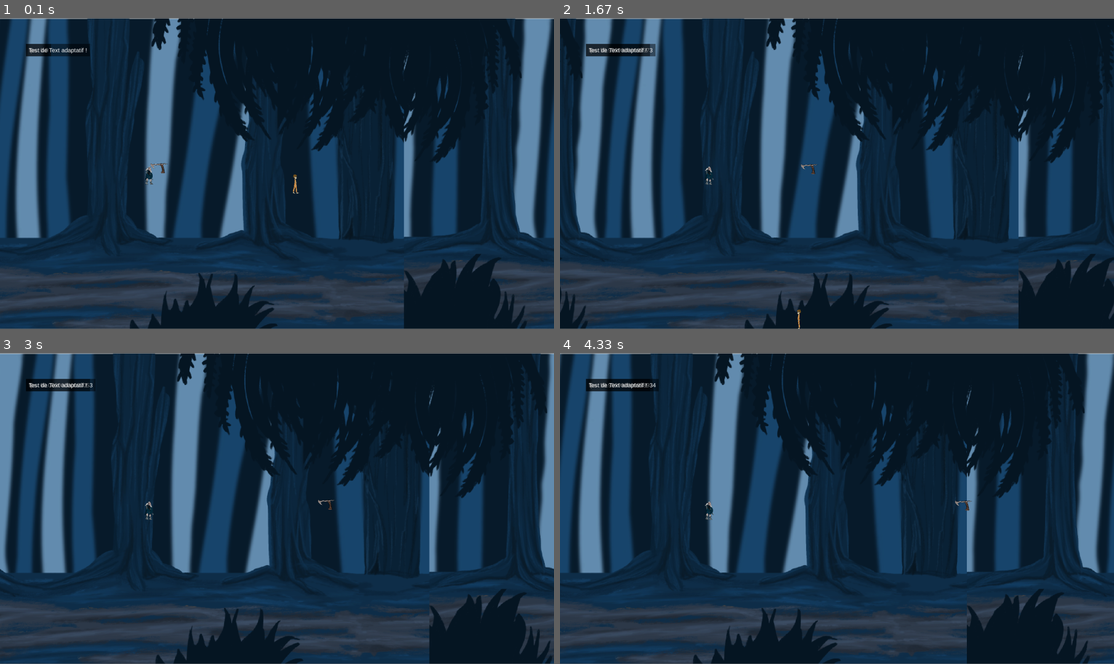
Above: before the commit, frames 1-4 (two rows, left to right).
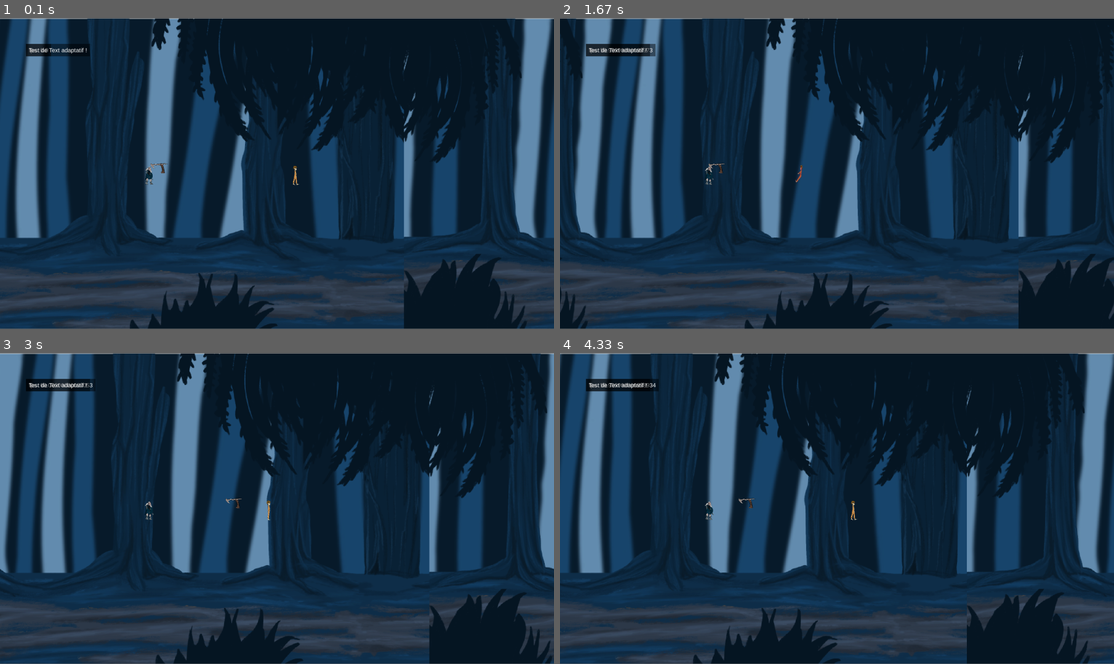
Above: after the commit, the same moments.

Repository: MomoCrash/gc-ministudio
Game: pygame game, started from main.py
The game is run twice, just before and just after one commit, with the same random seed, the same clock (stepped at 60 frames per second) and the same inputs.
Inputs (mouse positions are in pixels of both pictures, inside the frame that each line leads up to):
- Up to frame 1 (0.1 s): no input
- Up to frame 2 (1.67 s): press the mouse at (842, 195) at 0.37 s; move the mouse to (770, 185) at 0.47 s; release the mouse at (704, 176) at 0.6 s; hold Q 0.67-1.13 s; move the mouse to (665, 126) at 0.7 s; hold Q 1.17-1.63 s
- Up to frame 3 (3 s): hold D 1.67-2.13 s; tap D at 2.17 s
- Up to frame 4 (4.33 s): right-click (1030, 570) at 3.05 s; tap D at 3.33 s; tap Space at 3.67, 4.07 s; hold D from 4 s (still down)

The runs differ from the first frame. In frame 1, less than 0.1% of the frame differs, in the area x 52-54%, y 47-57%; in frame 2, 0.1%, in the area x 26-47%, y 46-100%; in frame 3, less than 0.1%; in frame 4, 0.1%.

Commit message:
manque plus que l'attaque joueur

Diff:
--- /dev/null
+++ b/Assets/SpriteSheets/Ennemy/GetHitLeft/param.txt
@@ -0,0 +1,2 @@
+w:40
+h:80
--- /dev/null
+++ b/Assets/SpriteSheets/Ennemy/GetHitRight/param.txt
@@ -0,0 +1,2 @@
+w:40
+h:80
--- /dev/null
+++ b/Assets/SpriteSheets/Player/GetHitLeft/param.txt
@@ -0,0 +1,2 @@
+w:40
+h:80
--- /dev/null
+++ b/Assets/SpriteSheets/Player/GetHitRight/param.txt
@@ -0,0 +1,2 @@
+w:40
+h:80
--- /dev/null
+++ b/Assets/SpriteSheets/Player/ShieldLeft/param.txt
@@ -0,0 +1,2 @@
+w:40
+h:80
--- /dev/null
+++ b/Assets/SpriteSheets/Player/ShieldRight/param.txt
@@ -0,0 +1,2 @@
+w:40
+h:80
--- a/entity.py
+++ b/entity.py
@@ -1,3 +1,4 @@
+from __future__ import annotations
 import pygame
 from linkedlist import LinkedList
 from vector import Vector2
@@ -5,6 +6,7 @@
 from thetimer import Timer
 from texture import Sprite, SpriteSheet, Assets, SpritesRef, SpriteSheetsRef
 from math import  pi
+
 
 
 
@@ -63,20 +65,37 @@
         self.ArrowDistance = 500
         self.circle = pi / self.ArrowDistance
         self.health = 10
+        self.isHit = False
+        self.shield = False
+
+    def FinishAnim(self):
+        self.isHit = False
 
     def update( self, surface: pygame.Surface, camera: Vector2, mapElements: list[ GameObject ] ) -> None:
         pressedKey = pygame.key.get_pressed()
         self.playerMovement( pressedKey, mapElements )
         self.playerJump( pressedKey, mapElements )
 
+
+        self.velocity.y = 0
         self.transform.position.addToSelf( self.velocity )
 
         if self.velocity.x < 0:
-            self.spriteRenderer.spriteSheetRef = SpriteSheetsRef.PLAYER_WALK_LEFT
+            if self.isHit:
+                  self.spriteRenderer.spriteSheetRef = SpriteSheetsRef.PLAYER_GET_HIT_LEFT
+            elif self.shield:
+                self.spriteRenderer.spriteSheetRef = SpriteSheetsRef.PLAYER_SHIELD_LEFT
+            else:
+                self.spriteRenderer.spriteSheetRef = SpriteSheetsRef.PLAYER_WALK_LEFT
         else:
-            self.spriteRenderer.spriteSheetRef = SpriteSheetsRef.PLAYER_WALK_RIGHT
-
-        self.spriteRenderer.draw( surface, camera, self.transform )
+            if self.isHit:
+                 self.spriteRenderer.spriteSheetRef = SpriteSheetsRef.PLAYER_GET_HIT_RIGHT
+            elif self.shield:
+                self.spriteRenderer.spriteSheetRef = SpriteSheetsRef.PLAYER_SHIELD_RIGHT
+            else:
+                self.spriteRenderer.spriteSheetRef = SpriteSheetsRef.PLAYER_WALK_RIGHT
+
+        self.spriteRenderer.draw( surface, camera, self.transform, self.FinishAnim )
 
     def UpdateArrow(self, dt):
         if self.arrow != None:
@@ -90,6 +109,22 @@
             self.arrow.transform.position.x += self.Vecteur_directeur.x * self.ArrowSpeed * dt
             self.arrow.transform.position.y +=  self.Vecteur_directeur.y * self.ArrowSpeed * dt
 
+    def DamageEnnemy(self, mob: Mob):
+        if self.arrow != None:
+            if self.arrow.getCollision(mob) and mob.shield == False:
+                mob.isHit = True
+                self.arrow = None
+                self.enableThrow()
+                return
+            if self.arrow.getCollision(mob) and mob.shield:
+                self.arrow = None
+                mob.shield = False
+                self.enableThrow()
+                return
+
+
+
+
     def playerMovement( self, pressedKey: pygame.key.ScancodeWrapper, mapElements: list[ GameObject ] ) -> None:
         leftPressed: bool = pressedKey[ pygame.K_q ]
         rightPressed: bool = pressedKey[ pygame.K_d ]
@@ -117,8 +152,11 @@
         else:
             factor: float = 0.8
 
-        if ( abs( self.velocity.x * factor ) <= self.maxSpeed and self.velocity.x != 0 ):
-            self.velocity.x *= factor if abs( self.velocity.x ) > 0.9 else 0
+        if not self.shield:
+            if ( abs( self.velocity.x * factor ) <= self.maxSpeed and self.velocity.x != 0 ):
+                self.velocity.x *= factor if abs( self.velocity.x ) > 0.9 else 0
+        else:
+            self.velocity.x = 0
 
         collision: bool = False
         self.transform.position.x += self.velocity.x
@@ -165,6 +203,14 @@
     def DrawArrow(self,window, camera):
         if self.arrow != None:
             self.arrow.Draw(window, camera)
+
+    def Defence(self):
+        self.shield = True
+
+    def DesactivateDefence(self):
+        self.shield = False
+
+
 
 
 
@@ -209,6 +255,7 @@
         self.CanAttack = True
         self.AttackRange = 50
         self.isAttacking = False
+        self.isHit = False
         #self.HammerImage = Assets.GetSprite(SpritesRef.TOMAHAWK).copy()
 
     def movement( self, player: Player, dt ):
@@ -222,9 +269,22 @@
                 self.transform.position.x += self.WalkSpeed * dt * self.velocity.x
                 self.isFacingRight = False
 
+    def DamagePlayer(self, player: Player):
+        if self.hammer != None:
+            if self.hammer.getCollision(player) and player.shield == False:
+                player.isHit = True
+                self.hammer = None
+                self.enableThrow()
+                return
+            elif  self.hammer.getCollision(player) and player.shield:
+                self.hammer = None
+                self.enableThrow()
+                return
+
+
+
 
     def update(self, dt,  surface: pygame.Surface, camera: Vector2, mapElements: list[ GameObject ] ):
-
         self.shoot_timer.update(dt)
         self.defence_timer.update(dt)
         self.disable_shield_timer.update(dt)
@@ -235,23 +295,28 @@
             self.hammer.transform.position.y += self.Vecteur_directeur.y * self.ThrowSpeed * dt
 
         if self.velocity.x < 0:
-            if self.shield == False and self.isAttacking == False:
-                self.spriteRenderer.spriteSheetRef = SpriteSheetsRef.ENNEMY_WALK_LEFT
-            elif self.shield:
+            if self.shield:
                 self.spriteRenderer.spriteSheetRef = SpriteSheetsRef.ENNEMY_SHIELD_LEFT
             elif self.isAttacking:
                 self.spriteRenderer.spriteSheetRef = SpriteSheetsRef.ENNEMY_ATTACK_LEFT
+            elif self.isHit:
+                self.spriteRenderer.spriteSheetRef = SpriteSheetsRef.ENNEMY_GET_HIT_LEFT
+            elif self.shield == False and self.isAttacking == False:
+                self.spriteRenderer.spriteSheetRef = SpriteSheetsRef.ENNEMY_WALK_LEFT
         else:
-            if self.shield == False and self.isAttacking == False:
-                self.spriteRenderer.spriteSheetRef = SpriteSheetsRef.ENNEMY_WALK_RIGHT
-            elif self.shield:
+            if self.shield:
                 self.spriteRenderer.spriteSheetRef = SpriteSheetsRef.ENNEMY_SHIELD_RIGHT
             elif self.isAttacking:
                 self.spriteRenderer.spriteSheetRef = SpriteSheetsRef.ENNEMY_ATTACK_RIGHT
-
-
-
-        self.spriteRenderer.draw( surface, camera, self.transform, self.stopAttack )
+            elif self.isHit:
+                self.spriteRenderer.spriteSheetRef = SpriteSheetsRef.ENNEMY_GET_HIT_RIGHT
+            elif self.shield == False and self.isAttacking == False:
+                self.spriteRenderer.spriteSheetRef = SpriteSheetsRef.ENNEMY_WALK_RIGHT
+
+
+
+
+        self.spriteRenderer.draw( surface, camera, self.transform, self.FinishAnim )
 
 
     def enableDefence(self):
@@ -273,8 +338,10 @@
 
 
 
-    def stopAttack(self):
+    def FinishAnim(self):
         self.isAttacking = False
+        self.isHit = False
+
 
     def enableAttack(self):
         self.CanAttack = True
@@ -306,10 +373,6 @@
             self.CanThrow = False
             self.shoot_timer.start()
 
-    def rotate(self, da):
-        self.HammerCenter = Assets.GetSprite(SpritesRef.TOMAHAWK).get_rect().center
-        pygame.transform.rotate(Assets.GetSprite(SpritesRef.TOMAHAWK), da)
-
 
 
 
--- a/game.py
+++ b/game.py
@@ -64,6 +64,11 @@
             if event.type == pygame.MOUSEBUTTONDOWN:
                 if event.button == 1:
                     self.player.Attack()
+                if event.button == 3:
+                    self.player.Defence()
+            if event.type == pygame.MOUSEBUTTONUP:
+                self.player.DesactivateDefence()
+
         return True
 
 
@@ -75,8 +80,9 @@
         for i, segment in enumerate(self.background_sprites):
             self.surface.blit(segment.texture, (i * self.width - self.camera.x, 0))
 
+        self.mob.DamagePlayer(self.player)
+        self.player.update( self.surface, self.camera, self.map.colliders )
 
-        self.player.update( self.surface, self.camera, self.map.colliders )
 
         self.map.draw(self.screen, self.camera)
 
@@ -91,6 +97,7 @@
         self.mob.tryThrow(self.player)
         self.mob.tryAttack(self.player)
         self.mob.tryDefence(self.player)
+        self.player.DamageEnnemy(self.mob)
         self.mob.update(self.dt, self.surface, self.camera, self.map.colliders)
         self.mob.draw(self.surface, self.player)
 
--- a/texture.py
+++ b/texture.py
@@ -25,13 +25,21 @@
 class SpriteSheetsRef(Enum):
     ENNEMY_ATTACK_LEFT = auto()
     ENNEMY_ATTACK_RIGHT = auto()
+    ENNEMY_GET_HIT_LEFT = auto()
+    ENNEMY_GET_HIT_RIGHT = auto()
     ENNEMY_WALK_LEFT = auto()
     ENNEMY_WALK_RIGHT = auto()
     ENNEMY_SHIELD_LEFT = auto()
     ENNEMY_SHIELD_RIGHT = auto()
 
+
+    PLAYER_GET_HIT_LEFT = auto()
+    PLAYER_GET_HIT_RIGHT = auto()
     PLAYER_WALK_LEFT = auto()
     PLAYER_WALK_RIGHT = auto()
+    PLAYER_SHIELD_LEFT = auto()
+    PLAYER_SHIELD_RIGHT = auto()
+
 
 
 
Binary file added: Assets/SpriteSheets/Ennemy/GetHitLeft/dégat - Copie.png
Binary file added: Assets/SpriteSheets/Ennemy/GetHitLeft/dégat.png
Binary file added: Assets/SpriteSheets/Ennemy/GetHitRight/dégat reverse - Copie.png
Binary file added: Assets/SpriteSheets/Ennemy/GetHitRight/dégat reverse.png
Binary file added: Assets/SpriteSheets/Player/GetHitLeft/degat 1.png
Binary file added: Assets/SpriteSheets/Player/GetHitLeft/degat 2.png
Binary file added: Assets/SpriteSheets/Player/GetHitLeft/degat 3.png
Binary file added: Assets/SpriteSheets/Player/GetHitRight/degat 1.png
Binary file added: Assets/SpriteSheets/Player/GetHitRight/degat 2.png
Binary file added: Assets/SpriteSheets/Player/GetHitRight/degat 3.png
Binary file added: Assets/SpriteSheets/Player/ShieldLeft/defense_1 - Copie.png
Binary file added: Assets/SpriteSheets/Player/ShieldLeft/defense_1.png
(and 2 more such lines)
